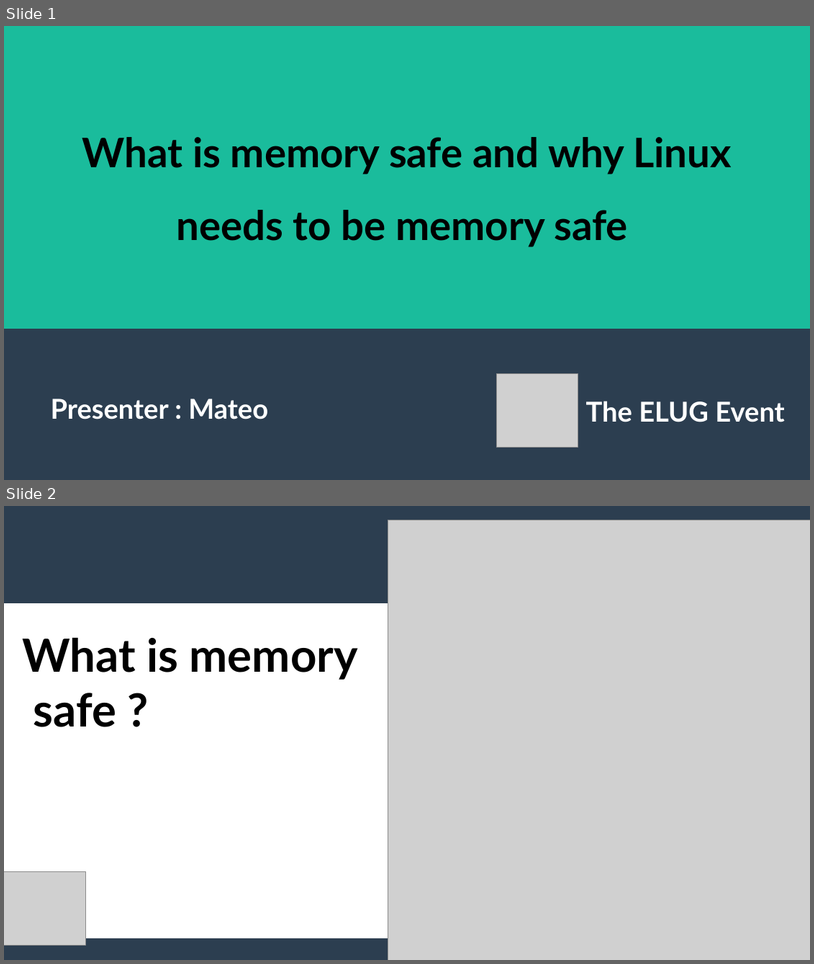
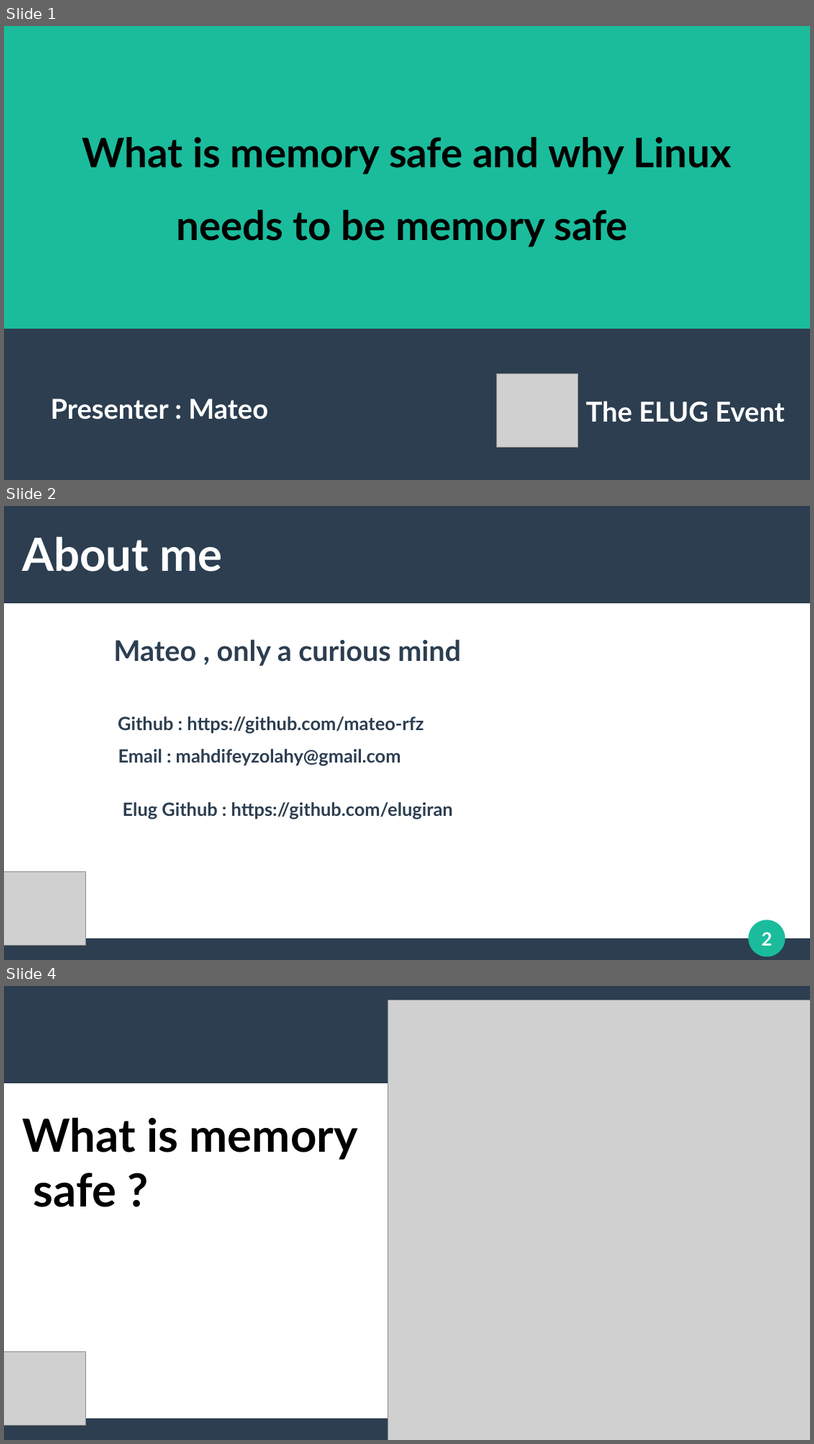
Before and after one commit to mateo-rfz/memorySafePresentationElug, a slide deck: memorySafe.odp. Shown one above the other, each under a label of ours: slides 1 and 2 before the commit, slides 1, 2 and 4 after it; the slides between them are not shown. The pictures are 814x964 and 814x1444 pixels, drawn with LibreOffice and Linux fonts; fonts in the diff are those of the drawing; grey boxes stand for pictures. Boxes give left, top, right and bottom in pixels: in the first picture for what was removed or moved away, otherwise in the second. Text is boxed around its words. In the diff, an @@ line names an element or a change of style, - is before the commit and + after.

Commit message:
add download link and about me page

```diff
--- a/memorySafe.odp
+++ b/memorySafe.odp
@@ slide 2 added at bbox=[4, 506, 810, 960], background #FFFFFF; not listed: 2 template elements that a slide beside it also shows @@
@@ title added at bbox=[22, 537, 223, 572], 45 pt, text #FFFFFF, bold @@
+About me
@@ text added at bbox=[113, 639, 461, 666], 28 pt, text #2C3E50, bold @@
+Mateo , only a curious mind
@@ text added at bbox=[118, 716, 424, 734], 18 pt, text #2C3E50, bold @@
+Github : https://github.com/mateo-rfz
@@ text added at bbox=[118, 749, 401, 766], 18 pt, text #2C3E50, bold @@
+Email : mahdifeyzolahy@gmail.com
@@ text added at bbox=[123, 802, 453, 819], 18 pt, text #2C3E50, bold @@
+Elug Github : https://github.com/elugiran
@@ picture added at bbox=[4, 872, 85, 945] @@
@@ ellipse added at bbox=[750, 920, 785, 956], fill #1ABC9C, outline #1ABC9C 0.85 pt @@
@@ page number added at bbox=[762, 932, 773, 945], 18 pt, text #FFFFFF, bold @@
+2
@@ what was slide 2 is now slide 4 @@
```
Also in this commit, not shown: 1 slide changed, 1 other slide added.
